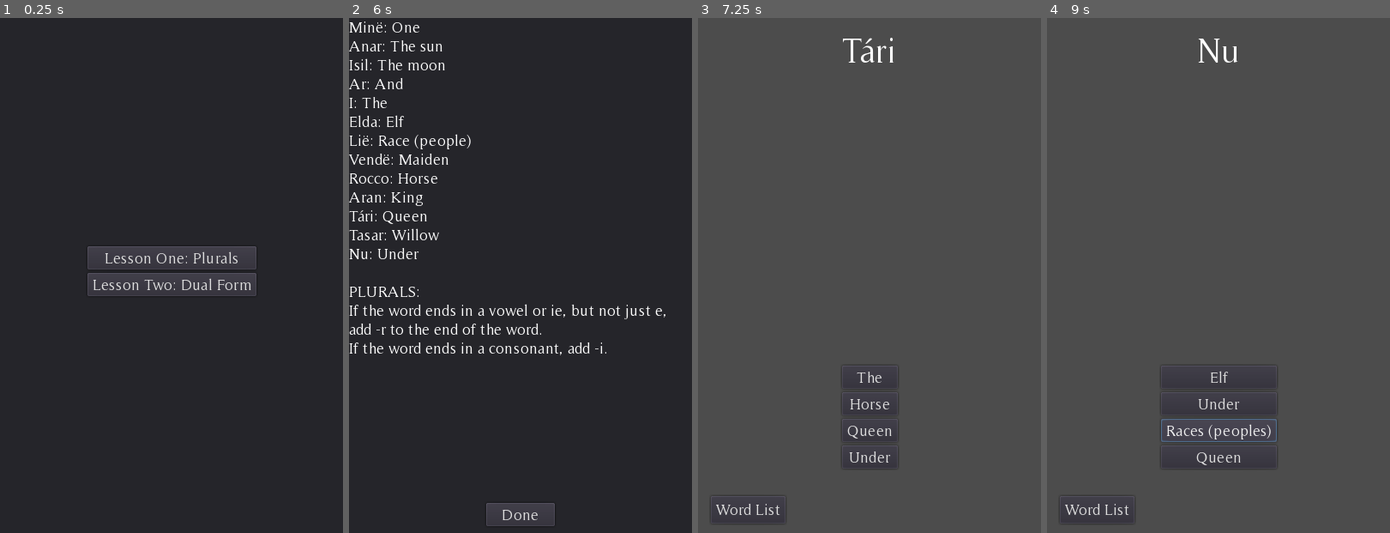
Above: before the commit, frames 1-4 (left to right).
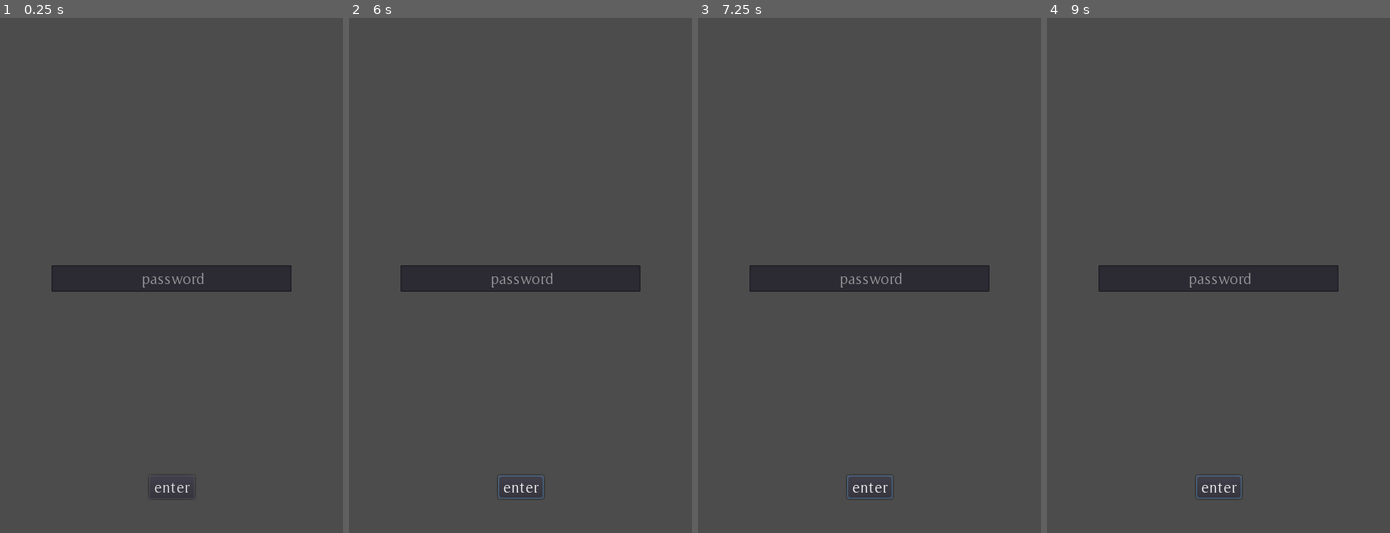
Above: after the commit, the same moments.

Repository: the-alex-g/QuenyaFlashcards
Game: Godot game, scene res://PasswordScreen.tscn
The game is run twice, just before and just after one commit, with the same random seed, the same clock (stepped at 60 frames per second) and the same inputs. Before the commit the project starts from res://Main.tscn.
Inputs (mouse positions are in pixels of both pictures, inside the frame that each line leads up to):
- Up to frame 1 (0.25 s): no input
- Up to frame 2 (6 s): click (520, 486) at 0.5 s, where only the run after the commit has a clickable "enter"; click (520, 486) at 1.25 s, where only the run after the commit has a clickable "enter"; click (520, 378) at 2.02 s; click (520, 404) at 2.77 s; click (520, 430) at 3.52 s; click (520, 455) at 4.27 s; click (400, 512) at 5 s, where only the run before the commit has a clickable "Word List"; click (520, 260) at 5.75 s, where only the run before the commit has a clickable "Lesson One: Plurals"
- Up to frame 3 (7.25 s): click (869, 512) at 6.5 s, where only the run before the commit has a clickable "Done"
- Up to frame 4 (9 s): click (1218, 378) at 7.25 s, where only the run before the commit has a clickable "The"; click (1218, 404) at 8 s, where only the run before the commit has a clickable "Horse"; click (1218, 430) at 8.75 s, where only the run before the commit has a clickable "Queen"

The runs differ from the first frame. In frame 1, 95% of the frame differs, in the area x 0-100%, y 0-100%; in frame 2, 94%; in frame 3, 4.3%; in frame 4, 4.6%.

Commit message:
Add screen shake when you get one wrong

Diff:
--- a/project/Main.gd
+++ b/project/Main.gd
@@ -97,14 +97,22 @@
 onready var _word_list_panel := $Panel
 onready var _word_list_display := $Panel/RichTextLabel
 onready var _lesson_display := $LessonPanel
+onready var _correct_noise := $Correct
+onready var _wrong_noise := $Wrong
+onready var _camera_shake := $AnimationPlayer
+onready var _lesson_finished_paricles := $LessonFinishedParticles
+onready var _lesson_finished_timer := $LessonFinishedTimer
 
 func _ready()->void:
 	randomize()
 	_lesson_display.visible = true
-	_generate_question()
+	_lesson_finished_timer.wait_time = _lesson_finished_paricles.lifetime+0.5
 
 
 func _get_list(lesson_number:String)->void:
+	_question_label.show()
+	_answer_buttons.show()
+	$WordList.show()
 	var words:Dictionary = get('LESS_'+lesson_number+'_WORDS')
 	for word in words:
 		_word_list_display.text += word +': '+words[word]+'\n'
@@ -138,12 +146,21 @@
 		_answer_buttons.set_answers(answers, answer)
 		_question_label.text = question
 	else:
-		_lesson_display.visible = true
-
+		_question_label.hide()
+		_answer_buttons.hide()
+		$WordList.hide()
+		_lesson_finished_paricles.emitting = true
+		_lesson_finished_timer.start()
 
 
 func _on_AnswerButtons_correct_answer_given()->void:
+	_correct_noise.play()
 	_generate_question()
+
+
+func _on_AnswerButtons_incorrect_answer_given()->void:
+	_wrong_noise.play()
+	_camera_shake.play("Shake")
 
 
 func _on_ReadyButton_pressed()->void:
@@ -157,3 +174,7 @@
 func _on_LessonButton_pressed(lesson_number:String)->void:
 	_lesson_display.visible = false
 	_get_list(lesson_number)
+
+
+func _on_LessonFinishedTimer_timeout()->void:
+	_lesson_display.visible = true
--- a/project/Main.tscn
+++ b/project/Main.tscn
@@ -1,10 +1,31 @@
-[gd_scene load_steps=6 format=2]
+[gd_scene load_steps=10 format=2]
 
 [ext_resource path="res://AnswerButtons.tscn" type="PackedScene" id=1]
 [ext_resource path="res://Main.gd" type="Script" id=2]
 [ext_resource path="res://LessonButton.tscn" type="PackedScene" id=3]
 [ext_resource path="res://Theme.tres" type="Theme" id=4]
 [ext_resource path="res://Fonts/LargeFont.tres" type="DynamicFont" id=5]
+[ext_resource path="res://SFX/Correct.wav" type="AudioStream" id=6]
+[ext_resource path="res://SFX/Wrong.wav" type="AudioStream" id=7]
+
+[sub_resource type="Animation" id=1]
+resource_name = "Shake"
+length = 0.5
+tracks/0/type = "value"
+tracks/0/path = NodePath("Camera2D:position")
+tracks/0/interp = 1
+tracks/0/loop_wrap = true
+tracks/0/imported = false
+tracks/0/enabled = true
+tracks/0/keys = {
+"times": PoolRealArray( 0, 0.1, 0.2, 0.3, 0.4, 0.5 ),
+"transitions": PoolRealArray( 1, 1, 1, 1, 1, 1 ),
+"update": 0,
+"values": [ Vector2( 0, 0 ), Vector2( 1, 1 ), Vector2( -1, -1 ), Vector2( 0, 0 ), Vector2( -0.5, -0.5 ), Vector2( 0, 0 ) ]
+}
+
+[sub_resource type="Curve" id=2]
+_data = [ Vector2( 0, 1 ), 0.0, 0.0, 0, 0, Vector2( 0.264368, 1 ), 0.0, 0.0, 0, 0, Vector2( 1, 0 ), 0.0, 0.0, 0, 0 ]
 
 [node name="Main" type="Control"]
 anchor_right = 1.0
@@ -110,8 +131,41 @@
 margin_bottom = 52.0
 text = "Lesson Two: Dual Form"
 lesson_number = 3
+
+[node name="Correct" type="AudioStreamPlayer" parent="."]
+stream = ExtResource( 6 )
+
+[node name="Wrong" type="AudioStreamPlayer" parent="."]
+stream = ExtResource( 7 )
+
+[node name="Camera2D" type="Camera2D" parent="."]
+offset = Vector2( 200, 300 )
+current = true
+
+[node name="AnimationPlayer" type="AnimationPlayer" parent="."]
+anims/Shake = SubResource( 1 )
+
+[node name="LessonFinishedParticles" type="CPUParticles2D" parent="."]
+position = Vector2( 200, 200 )
+emitting = false
+amount = 50
+lifetime = 2.0
+one_shot = true
+explosiveness = 0.8
+randomness = 0.2
+lifetime_randomness = 0.2
+spread = 180.0
+gravity = Vector2( 0, 80 )
+initial_velocity = 100.0
+scale_amount = 6.0
+scale_amount_curve = SubResource( 2 )
+
+[node name="LessonFinishedTimer" type="Timer" parent="."]
+one_shot = true
 [connection signal="correct_answer_given" from="AnswerButtons" to="." method="_on_AnswerButtons_correct_answer_given"]
+[connection signal="incorrect_answer_given" from="AnswerButtons" to="." method="_on_AnswerButtons_incorrect_answer_given"]
 [connection signal="pressed" from="WordList" to="." method="_on_WordList_pressed"]
 [connection signal="pressed" from="Panel/ReadyButton" to="." method="_on_ReadyButton_pressed"]
 [connection signal="custom_pressed" from="LessonPanel/VBoxContainer/LessonButton" to="." method="_on_LessonButton_pressed"]
 [connection signal="custom_pressed" from="LessonPanel/VBoxContainer/LessonButton2" to="." method="_on_LessonButton_pressed"]
+[connection signal="timeout" from="LessonFinishedTimer" to="." method="_on_LessonFinishedTimer_timeout"]
--- a/project/project.godot
+++ b/project/project.godot
@@ -16,7 +16,7 @@
 [application]
 
 config/name="Quenya Flash Cards"
-run/main_scene="res://Main.tscn"
+run/main_scene="res://PasswordScreen.tscn"
 config/icon="res://icon.png"
 
 [display]
Not shown, added: project/SFX/Wrong.wav.import
Not shown, added: project/SFX/Wrong.wav
